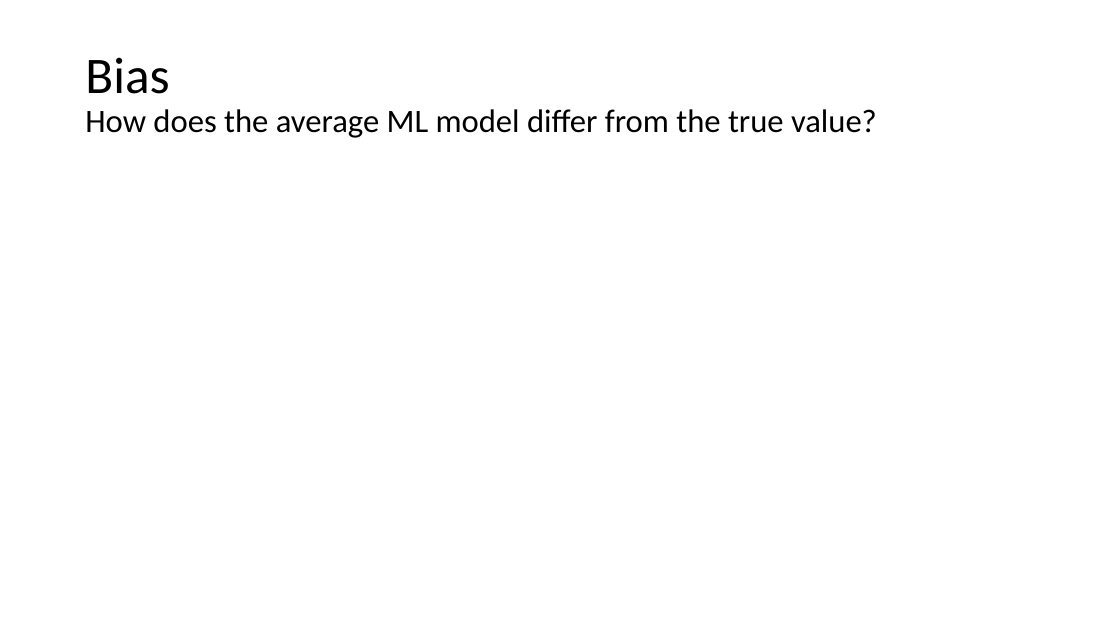
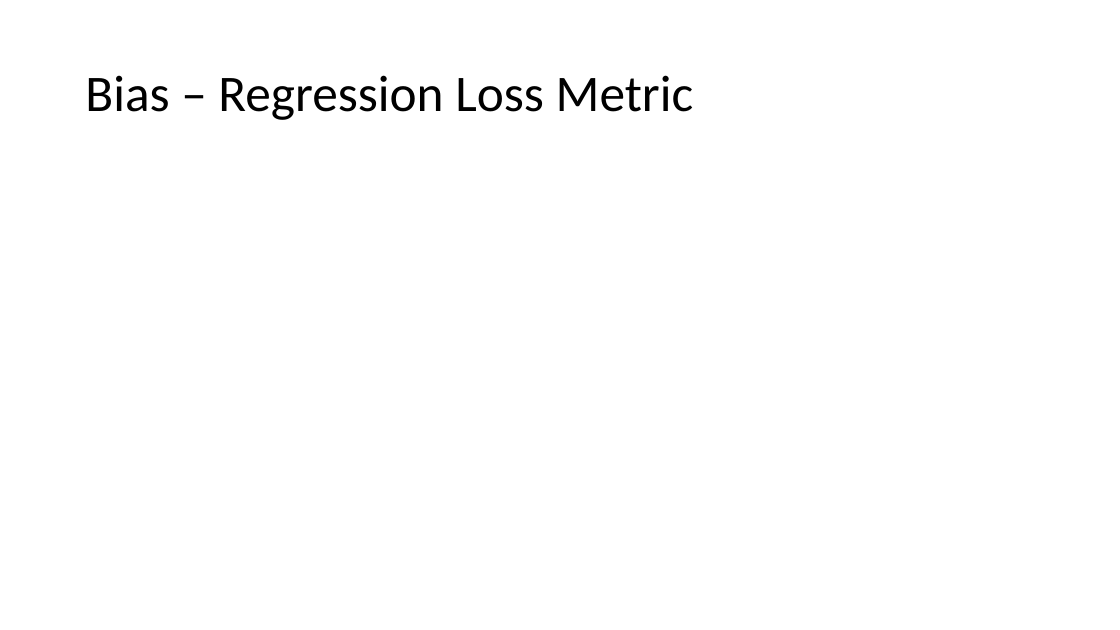
Before and after one commit to meenakshsundaram/AIML, a slide deck: slide 7 of DecisionTrees/DecisionTrees.pptx. Drawn at 1120x630 pixels with LibreOffice and Linux fonts; fonts in the diff are those of the drawing; grey boxes stand for pictures. Boxes give left, top, right and bottom in pixels: in the first picture for what was removed or moved away, otherwise in the second. Text is boxed around its words. In the diff, an @@ line names an element or a change of style, - is before the commit and + after.

```diff
--- a/DecisionTrees/DecisionTrees.pptx
+++ b/DecisionTrees/DecisionTrees.pptx
@@ title at box(85, 75, 694, 120): text changed; size 28 to 44 pt @@
-Bias
-How does the average ML model differ from the true value?
+Bias – Regression Loss Metric
```
Also in this commit, not shown: 4 other slides changed, 3 slides added, 2 other files.
